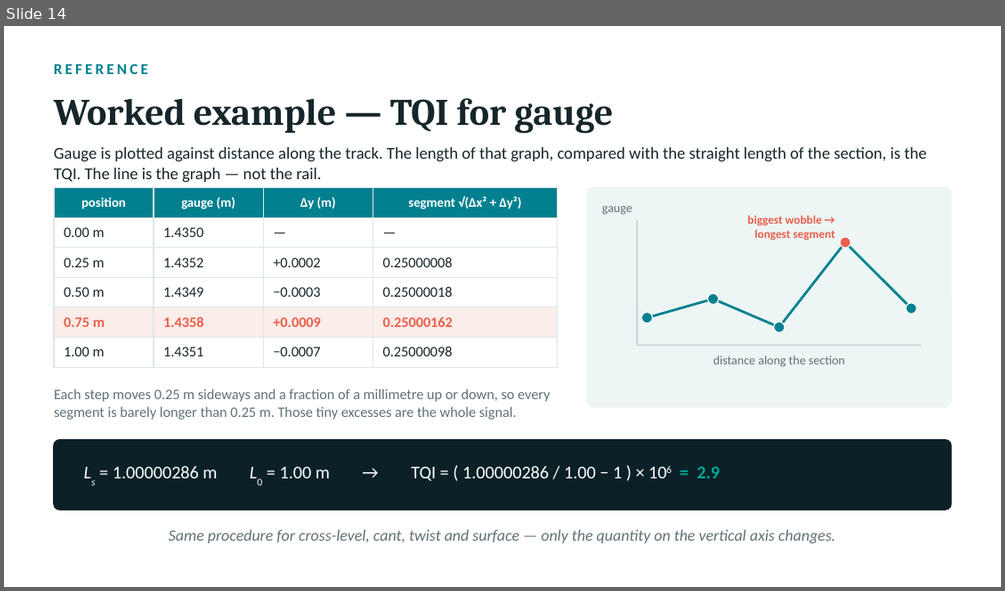
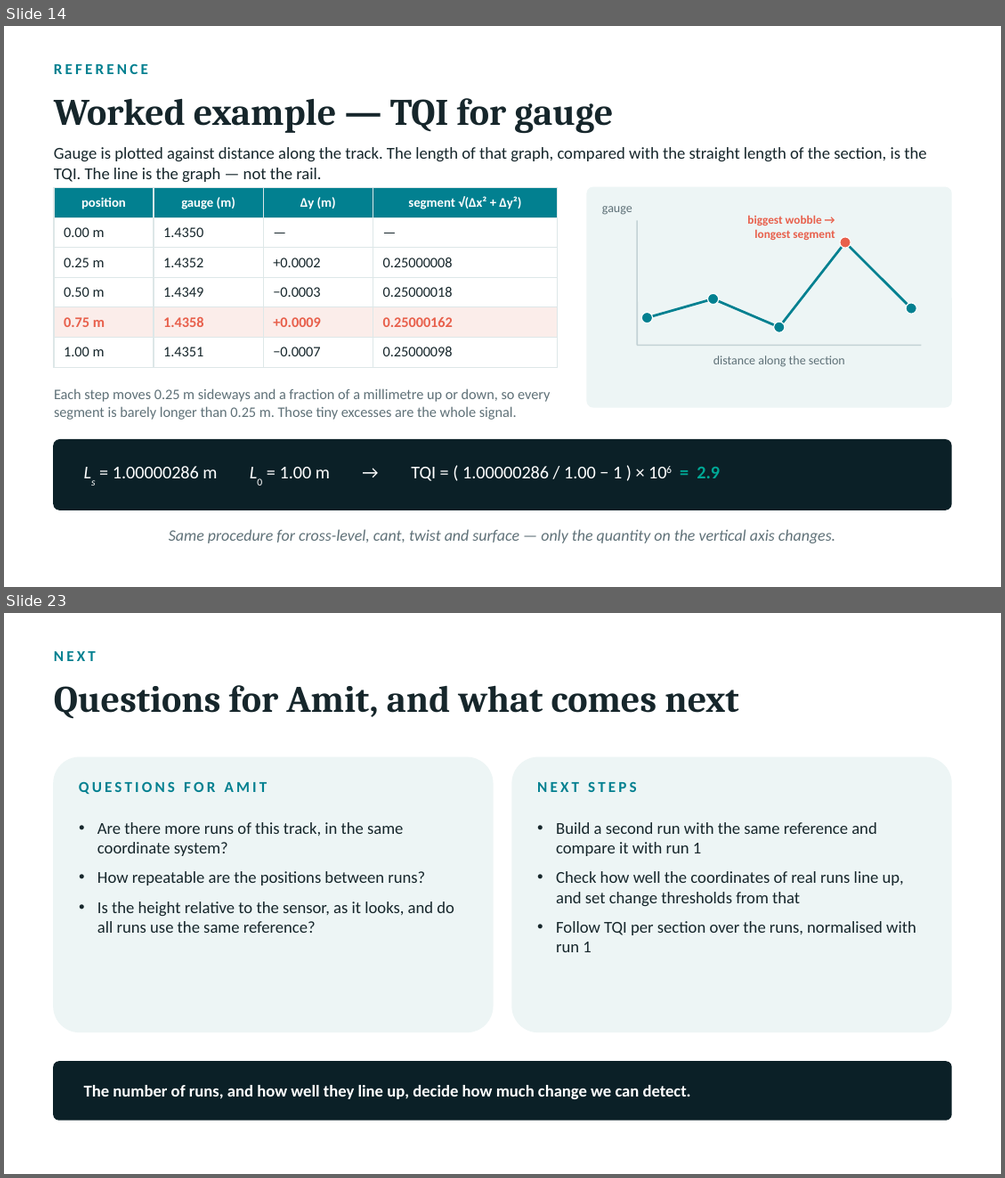
Before and after one commit to viktormm/D7016B-IAI-eMaintenance-Part-2, a slide deck: D7016B_Demo1_Viktor_Lindberg.pptx. Shown one above the other, each under a label of ours: slide 14 before the commit, slides 14 and 23 after it; the slides between them are not shown. The pictures are 1005x591 and 1005x1178 pixels, drawn with LibreOffice and Linux fonts; fonts in the diff are those of the drawing. Boxes give left, top, right and bottom in pixels: in the first picture for what was removed or moved away, otherwise in the second. Text is boxed around its words. In the diff, an @@ line names an element or a change of style, - is before the commit and + after.

```diff
--- a/D7016B_Demo1_Viktor_Lindberg.pptx
+++ b/D7016B_Demo1_Viktor_Lindberg.pptx
@@ slide 23 added at (4, 613, 1001, 1174), background #FFFFFF @@
@@ text added at (54, 651, 96, 661), 11 pt, text #028090, bold @@
+NEXT
@@ text added at (54, 685, 738, 718), 27 pt, text #16262B, bold @@
+Questions for Amit, and what comes next
@@ rounded rectangle added at (54, 757, 493, 1031), fill #EDF5F5, outline #EDF5F5 1 pt @@
@@ rounded rectangle added at (512, 757, 951, 1031), fill #EDF5F5, outline #EDF5F5 1 pt @@
@@ text added at (79, 781, 267, 794), 11 pt, text #028090, bold @@
+QUESTIONS FOR AMIT
@@ text added at (537, 781, 637, 792), 11 pt, text #028090, bold @@
+NEXT STEPS
@@ text added at (97, 822, 454, 933), 12 pt, text #16262B @@
+• Are there more runs of this track, in the same coordinate system?
+• How repeatable are the positions between runs?
+• Is the height relative to the sensor, as it looks, and do all runs use the same reference?
@@ text added at (556, 822, 916, 952), 12 pt, text #16262B @@
+• Build a second run with the same reference and compare it with run 1
+• Check how well the coordinates of real runs line up, and set change thresholds from that
+• Follow TQI per section over the runs, normalised with run 1
@@ rounded rectangle added at (54, 1062, 951, 1119), fill #0B2027, outline #0B2027 1 pt @@
@@ text added at (84, 1085, 691, 1099), 12 pt, text #FFFFFF, bold @@
+The number of runs, and how well they line up, decide how much change we can detect.
```
Also in this commit, not shown: 9 other slides added, 26 other files.
